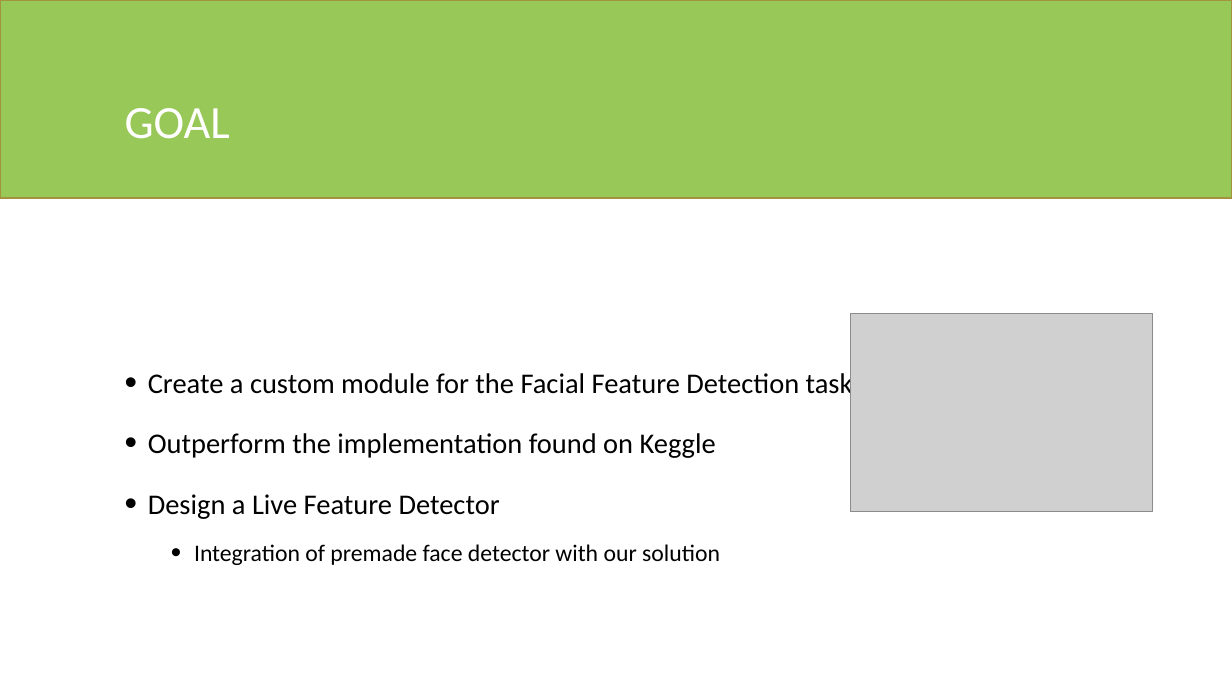
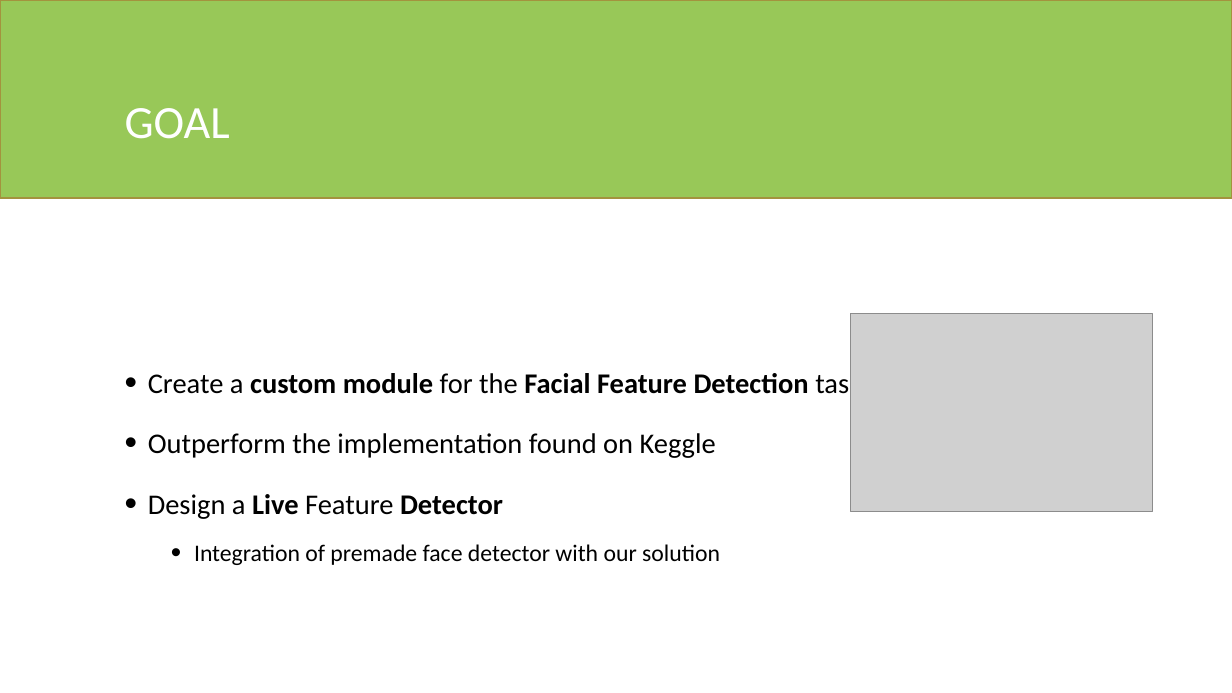
Before and after one commit to fedeloper/Biometrics2021, a slide deck: slide 3 of Facial Keypoints Detector.pptx. Drawn at 1232x693 pixels with LibreOffice and Linux fonts; fonts in the diff are those of the drawing; grey boxes stand for pictures. Boxes give left, top, right and bottom in pixels: in the first picture for what was removed or moved away, otherwise in the second. Text is boxed around its words. In the diff, an @@ line names an element or a change of style, - is before the commit and + after.

```diff
--- a/Facial Keypoints Detector.pptx
+++ b/Facial Keypoints Detector.pptx
@@ text at box(148, 369, 862, 519): bold on in "custom module Facial Feature Detection", "Live Detector" @@
```
Also in this commit, not shown: 4 other slides changed, 4 slides added, 3 slides removed, 3 other files.
